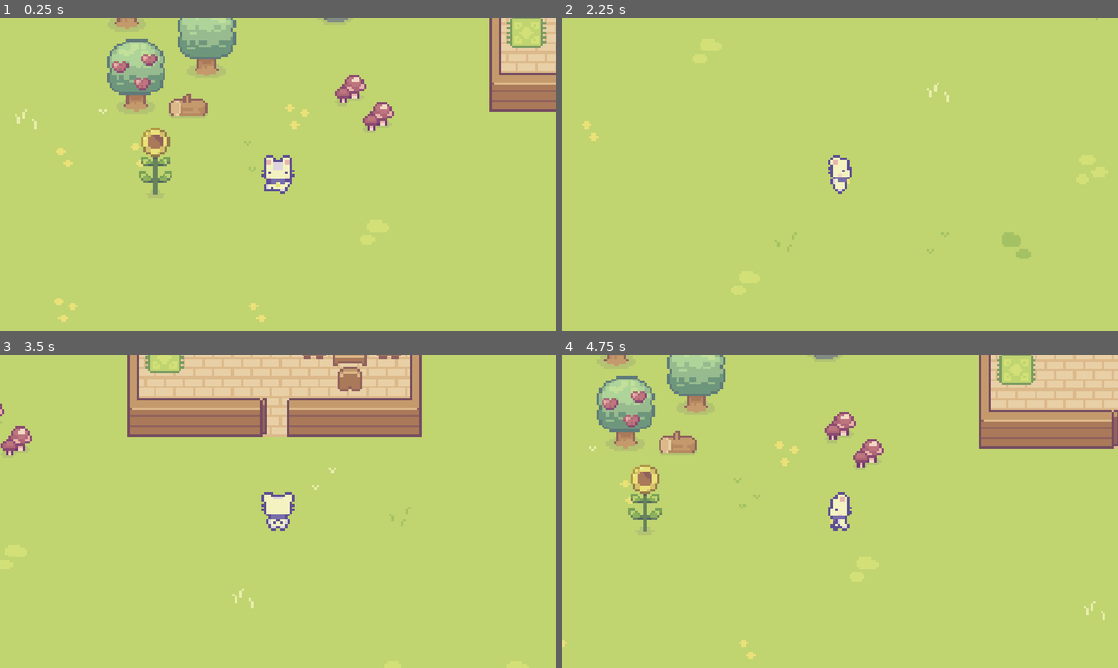
Above: before the commit, frames 1-4 (two rows, left to right).
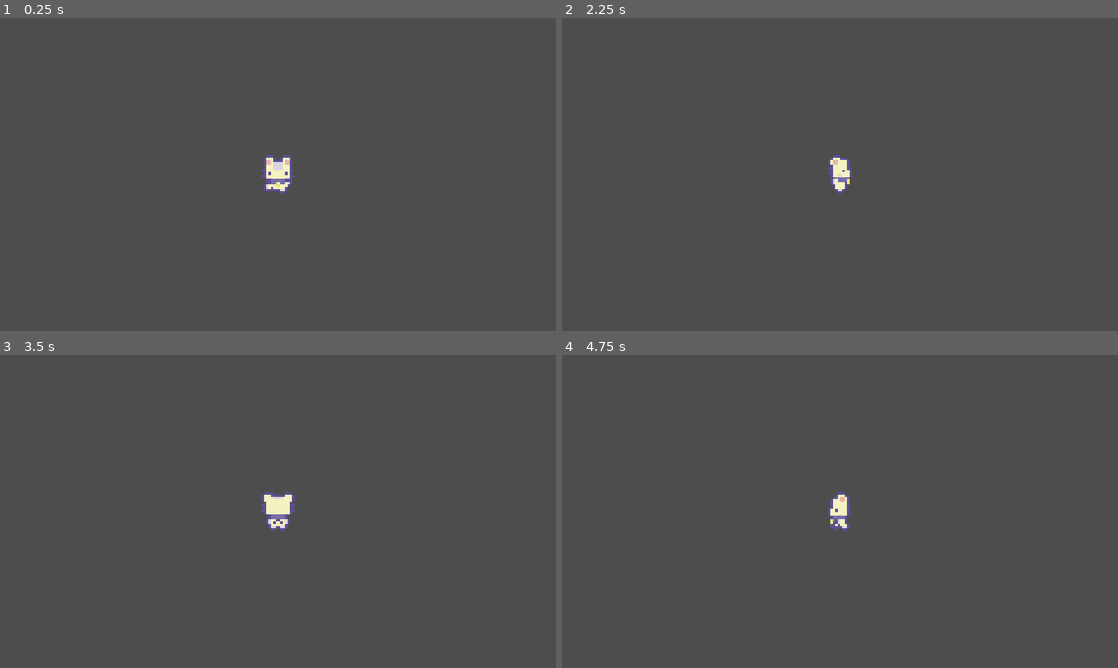
Above: after the commit, the same moments.

Repository: Lingo56/Try-Catch-Game-Workshop-2026
Game: Godot game, scene res://Main.tscn
The game is run twice, just before and just after one commit, with the same random seed, the same clock (stepped at 60 frames per second) and the same inputs. Before the commit the project starts from res://Completed.tscn.
Inputs:
- Up to frame 1 (0.25 s): no input
- Up to frame 2 (2.25 s): tap Enter at 0.5 s; hold Right (ui_right) 0.53-1.28 s; hold Down (ui_down) 1.28-2.03 s; hold Right (ui_right) from 2.03 s (still down)
- Up to frame 3 (3.5 s): release Right (ui_right) at 2.78 s; hold Up (ui_up) from 2.78 s (still down)
- Up to frame 4 (4.75 s): release Up (ui_up) at 3.53 s; hold Left (ui_left) from 3.53 s (still down)

The runs differ from the first frame. In frame 1, 99% of the frame differs, in the area x 0-100%, y 0-100%; in frame 2, 100%; in frame 3, 99%; in frame 4, 100%.

Commit message:
Fix player speed

Diff:
--- a/Main.tscn
+++ b/Main.tscn
@@ -1,3 +1,8 @@
 [gd_scene format=3 uid="uid://bcynm3or5gypj"]
 
+[ext_resource type="PackedScene" uid="uid://oeasi0630hgk" path="res://Gameplay Objects/Player.tscn" id="2_r0du0"]
+
 [node name="Main" type="Node2D" unique_id=1325216248]
+
+[node name="Player" parent="." unique_id=614051829 instance=ExtResource("2_r0du0")]
+position = Vector2(729, -48)
--- a/project.godot
+++ b/project.godot
@@ -11,7 +11,7 @@
 [application]
 
 config/name="TryCatch 2026"
-run/main_scene="uid://ccbyowwa2e0vn"
+run/main_scene="uid://bcynm3or5gypj"
 config/features=PackedStringArray("4.7", "GL Compatibility")
 
 [display]
